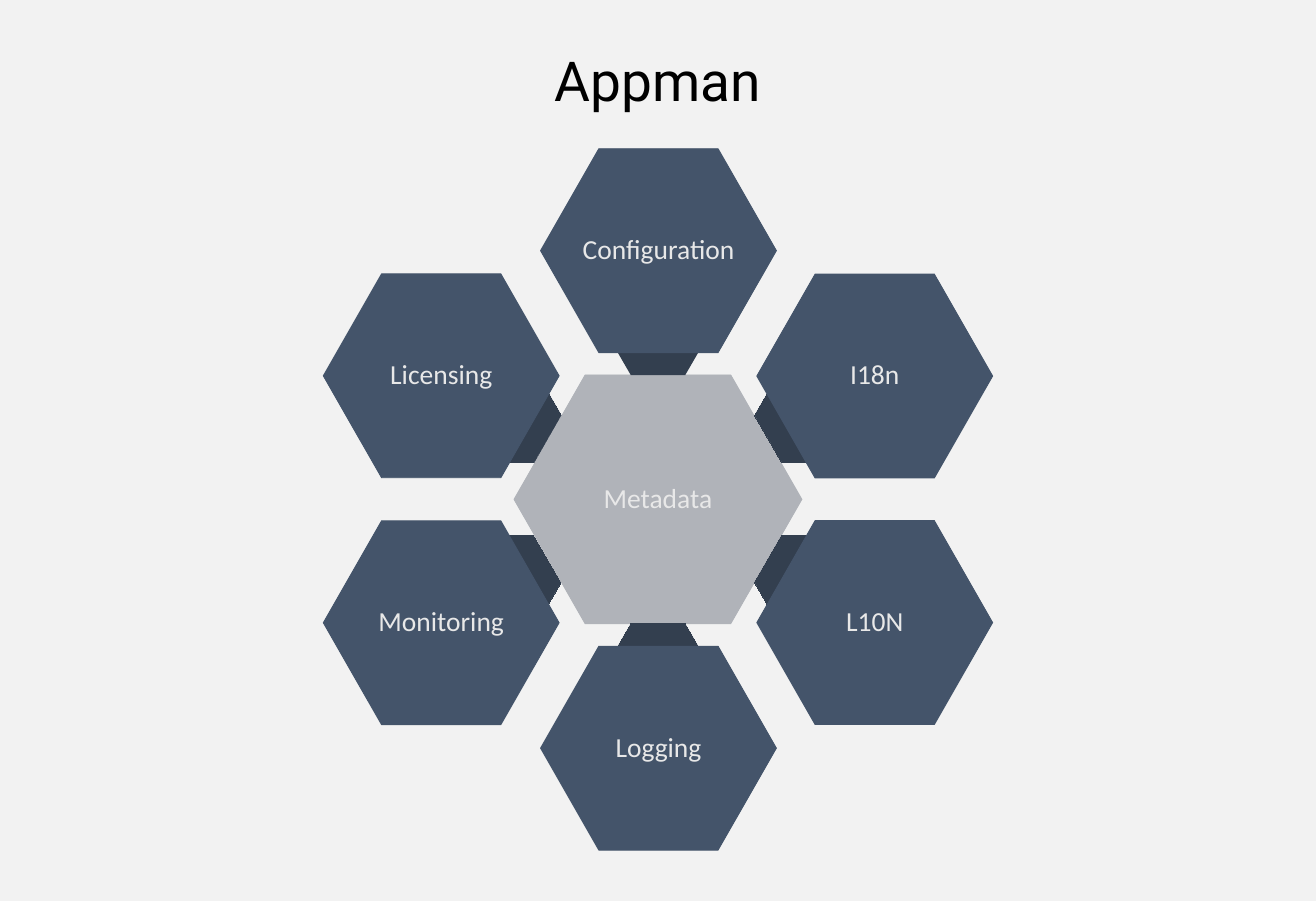
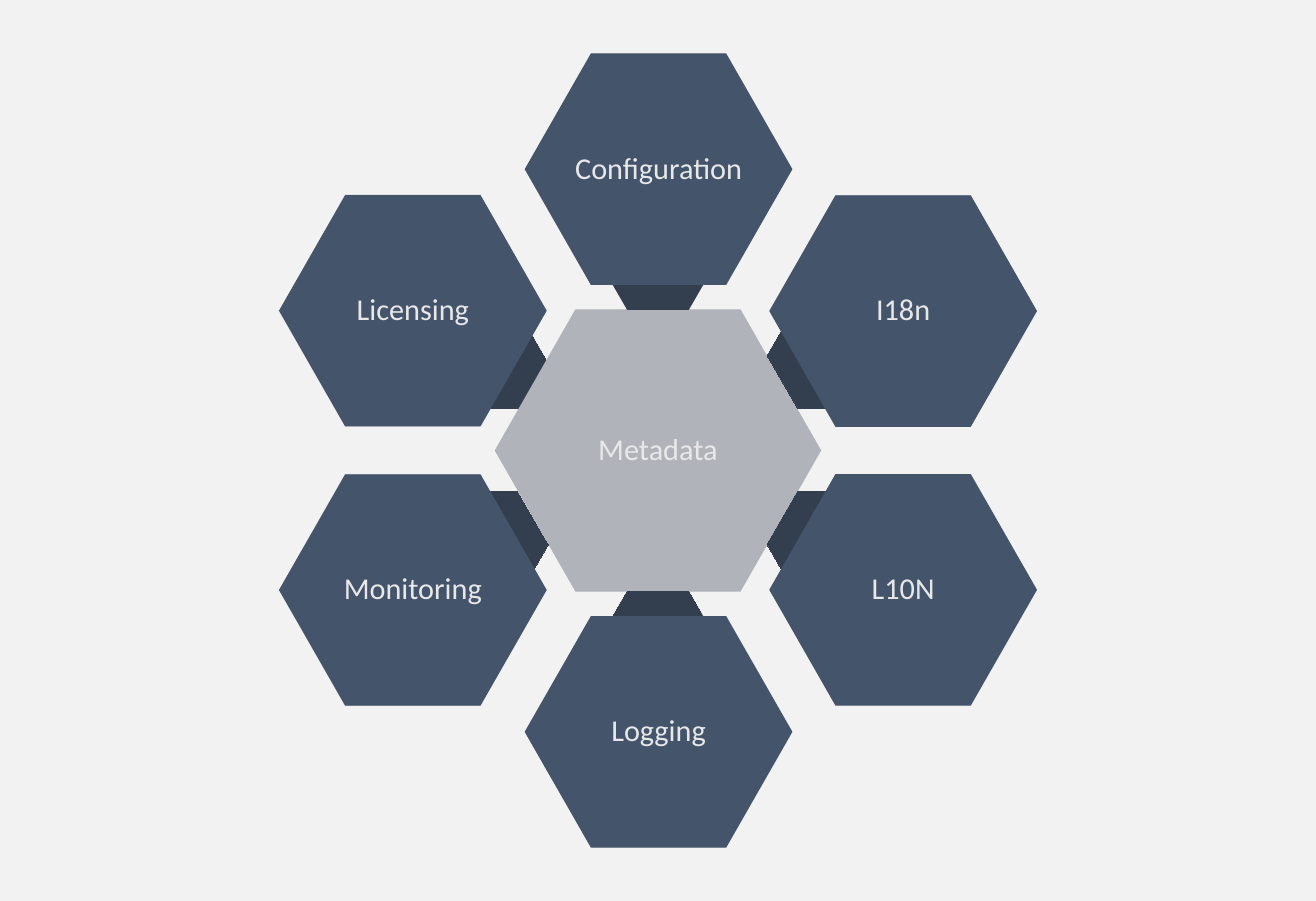
Before and after one commit to DonColon/appman-api-spec, a slide deck: slide 2 of docs/Appman - Data Model.pptx (slide 1 before the commit). Drawn at 1316x901 pixels with LibreOffice and Linux fonts; fonts in the diff are those of the drawing. Boxes give left, top, right and bottom in pixels: in the first picture for what was removed or moved away, otherwise in the second. Text is boxed around its words. In the diff, an @@ line names an element or a change of style, - is before the commit and + after.

Commit message:
Changed configuration model

```diff
--- a/docs/Appman - Data Model.pptx
+++ b/docs/Appman - Data Model.pptx
@@ hexagon: place and size @@
-hexagon at bbox=[541, 149, 777, 353]
+hexagon at bbox=[525, 54, 792, 285]
@@ title removed at bbox=[555, 62, 761, 113] @@
-Appman
@@ text "Configuration": place and size @@
-text "Configuration" at bbox=[583, 240, 735, 264]
+text "Configuration" at bbox=[575, 158, 742, 184]
@@ hexagon: place and size @@
-hexagon at bbox=[324, 274, 559, 478]
+hexagon at bbox=[279, 195, 546, 426]
@@ hexagon: place and size @@
-hexagon at bbox=[604, 282, 712, 376]
+hexagon at bbox=[596, 204, 719, 310]
@@ hexagon: place and size @@
-hexagon at bbox=[757, 274, 992, 478]
+hexagon at bbox=[770, 196, 1037, 427]
@@ size 30 to 33 pt; more space between paragraphs in 7 elements at bbox=[611, 720, 705, 746], bbox=[598, 439, 717, 460], bbox=[872, 579, 935, 599], bbox=[344, 578, 482, 604], bbox=[575, 158, 742, 184], bbox=[876, 299, 930, 320], bbox=[357, 299, 469, 325] @@
@@ text "Licensing": place and size @@
-text "Licensing" at bbox=[390, 365, 492, 389]
+text "Licensing" at bbox=[357, 299, 469, 325]
@@ text "I18n": place and size @@
-text "I18n" at bbox=[850, 365, 899, 384]
+text "I18n" at bbox=[876, 299, 930, 320]
@@ hexagon: place and size @@
-hexagon at bbox=[453, 369, 561, 463]
+hexagon at bbox=[438, 315, 547, 409]
@@ hexagon: place and size @@
-hexagon at bbox=[514, 375, 802, 624]
+hexagon at bbox=[495, 310, 821, 591]
@@ hexagon: place and size @@
-hexagon at bbox=[754, 369, 862, 463]
+hexagon at bbox=[767, 303, 890, 409]
@@ text "Metadata": place and size @@
-text "Metadata" at bbox=[604, 489, 713, 508]
+text "Metadata" at bbox=[598, 439, 717, 460]
@@ hexagon: place and size @@
-hexagon at bbox=[324, 521, 559, 725]
+hexagon at bbox=[279, 475, 546, 705]
@@ hexagon: place and size @@
-hexagon at bbox=[757, 521, 992, 725]
+hexagon at bbox=[770, 475, 1037, 705]
@@ hexagon: place and size @@
-hexagon at bbox=[452, 536, 561, 630]
+hexagon at bbox=[425, 492, 548, 598]
@@ hexagon: place and size @@
-hexagon at bbox=[754, 536, 862, 629]
+hexagon at bbox=[767, 492, 889, 598]
@@ text "Monitoring": place and size @@
-text "Monitoring" at bbox=[378, 612, 503, 636]
+text "Monitoring" at bbox=[344, 578, 482, 604]
@@ text "L10N": place and size @@
-text "L10N" at bbox=[846, 613, 903, 631]
+text "L10N" at bbox=[872, 579, 935, 599]
@@ hexagon: place and size @@
-hexagon at bbox=[604, 624, 712, 718]
+hexagon at bbox=[596, 592, 719, 697]
@@ hexagon: place and size @@
-hexagon at bbox=[541, 646, 777, 850]
+hexagon at bbox=[525, 617, 792, 847]
@@ text "Logging": place and size @@
-text "Logging" at bbox=[616, 738, 702, 762]
+text "Logging" at bbox=[611, 720, 705, 746]
```
Also in this commit, not shown: 18 other slides changed, 7 slides added, 7 other files.
